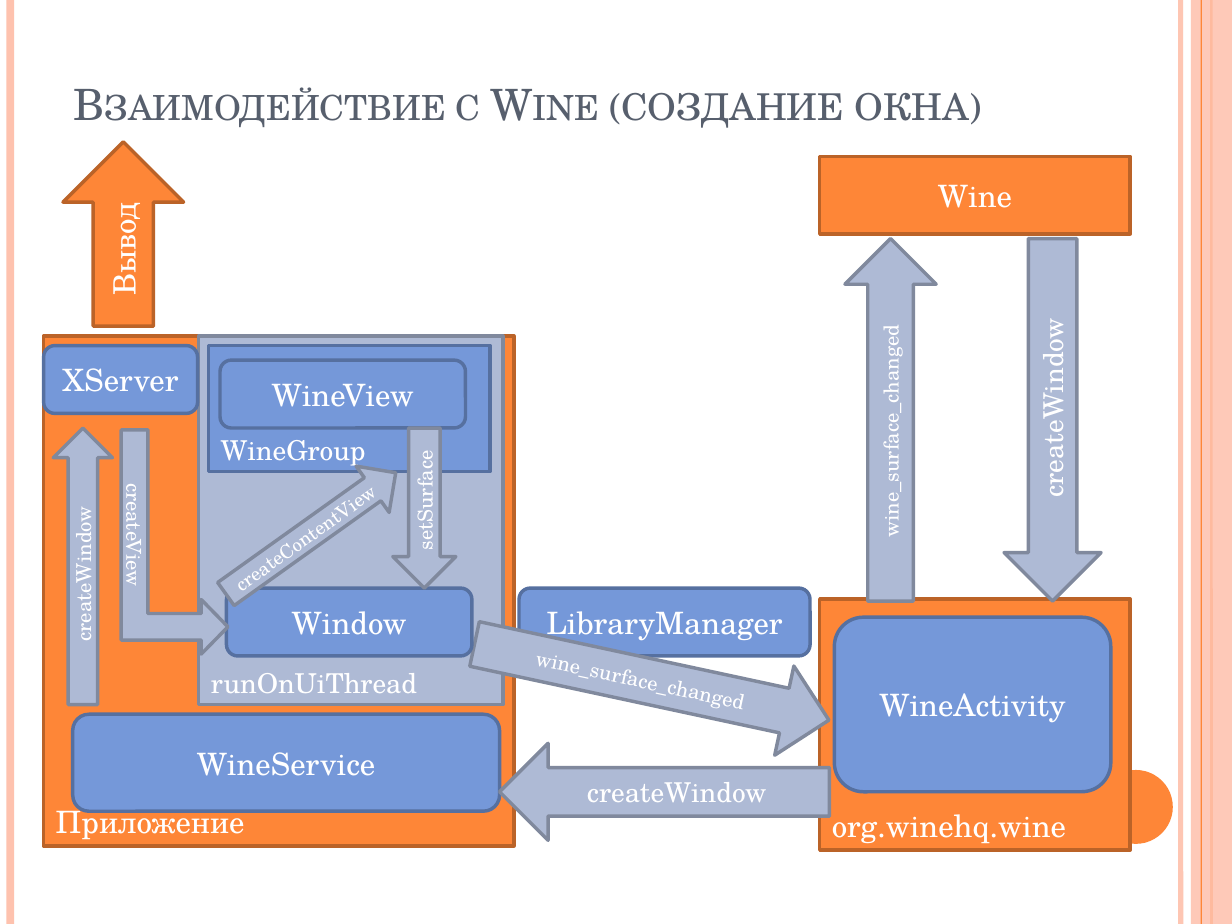
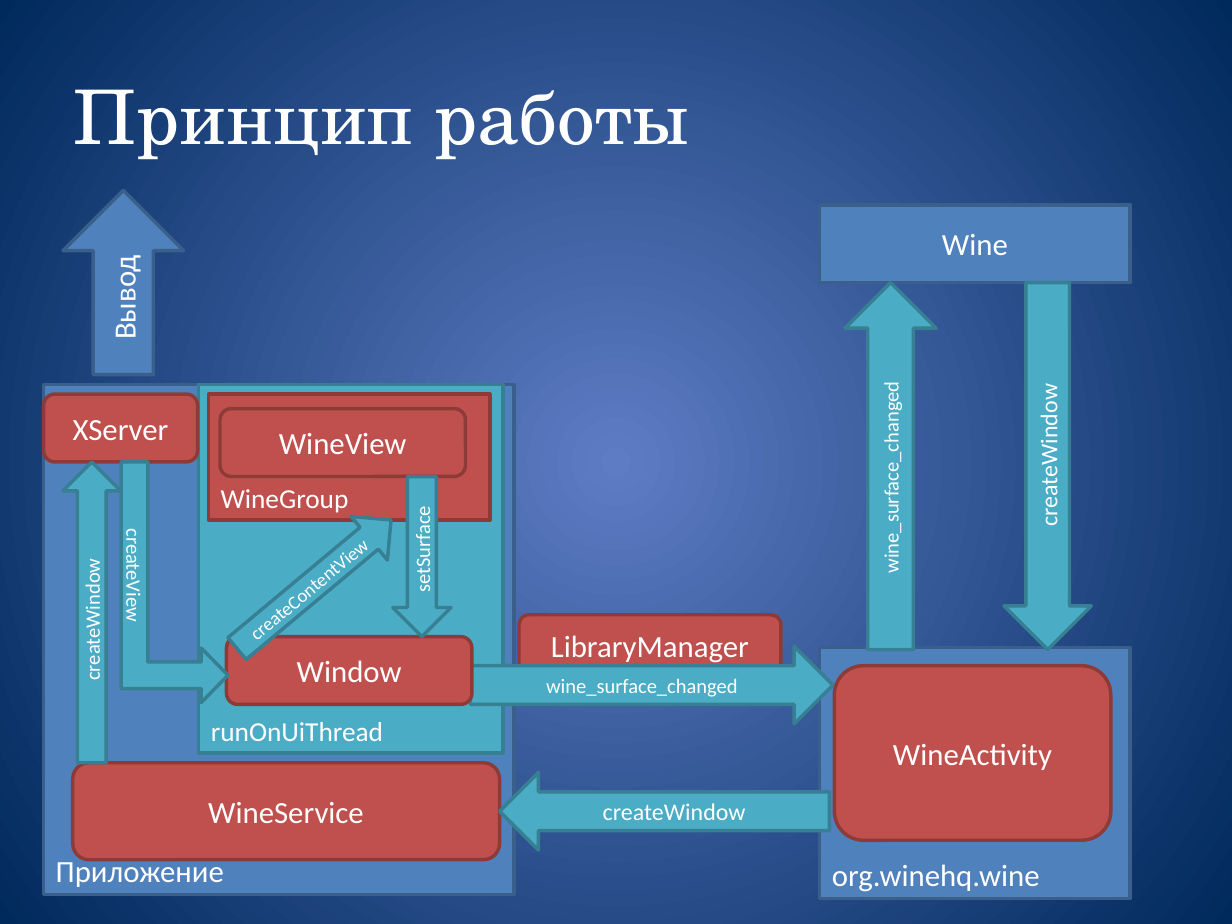
Before and after one commit to 1vanyk1/Awimul, a slide deck: slide 5 of Awimul.pptx. Drawn at 1232x924 pixels with LibreOffice and Linux fonts; fonts in the diff are those of the drawing. Boxes give left, top, right and bottom in pixels: in the first picture for what was removed or moved away, otherwise in the second. Text is boxed around its words. In the diff, an @@ line names an element or a change of style, - is before the commit and + after.

Commit message:
Version Alpha 0.3.5.1: 1. Better Windows symlinks creation; 2. Fixed some crashes; 3. Other fixes

```diff
--- a/Awimul.pptx
+++ b/Awimul.pptx
@@ background #FFFFFF to gradient #5E7CC5 to #00295C @@
@@ line removed from (10, 0) to (10, 924) @@
@@ line removed from (1180, 0) to (1180, 924) @@
@@ rectangle removed at (1191, 0, 1232, 924) @@
@@ line removed from (1201, 0) to (1201, 924) @@
@@ line removed from (1211, 0) to (1211, 924) @@
@@ title "Принцип работы" at (74, 89, 690, 160): vertical alignment bottom to middle @@
@@ title at (74, 89, 690, 160): text changed; size 25.2 to 44 pt; text colour #575F6D to #FFFFFF @@
-Взаимодействие с Wine (создание окна)
+Принцип работы
@@ font TeX Gyre Schola to Calibri; fill #FE8637 to #4F81BD; outline #BC6329 2 pt to #3A5F8C 2 pt in 4 elements at (43, 384, 514, 894), (819, 205, 1130, 282), (819, 648, 1130, 899), (63, 191, 184, 376) @@
@@ right arrow "wine_surface_changed": place and size @@
-right arrow "wine_surface_changed" at (845, 239, 936, 601)
+right arrow "wine_surface_changed" at (845, 282, 936, 649)
@@ left arrow "createWindow" at (1003, 283, 1091, 650): size 16 to 14 pt, font TeX Gyre Schola to Calibri; fill #AEBAD5 to #4BACC6; outline #818A9E 2 pt to #377F92 2 pt @@
@@ left arrow "createWindow": place and size @@
-left arrow "createWindow" at (1003, 238, 1101, 601)
+left arrow "createWindow" at (1003, 283, 1091, 650)
@@ font TeX Gyre Schola to Calibri; fill #AEBAD5 to #4BACC6; outline #818A9E 2 pt to #377F92 2 pt in 5 elements at (845, 282, 936, 649), (198, 384, 503, 753), (121, 462, 228, 702), (394, 476, 452, 636), (62, 463, 120, 763) @@
@@ right arrow "createWindow": place and size @@
-right arrow "createWindow" at (53, 429, 112, 705)
+right arrow "createWindow" at (62, 463, 120, 763)
@@ bent up arrow "createView": place and size @@
-bent up arrow "createView" at (121, 431, 229, 655)
+bent up arrow "createView" at (121, 462, 228, 702)
@@ left arrow "setSurface": place and size @@
-left arrow "setSurface" at (394, 428, 456, 588)
+left arrow "setSurface" at (394, 476, 452, 636)
@@ right arrow "createContentView" at (219, 498, 410, 670): font TeX Gyre Schola to Calibri; fill #AEBAD5 to #4BACC6; outline #818A9E 2 pt to #377F92 2 pt; rotation 324 to 320 degrees @@
@@ font TeX Gyre Schola to Calibri; fill #7598D9 to #C0504D; outline #5770A1 2 pt to #8E3B39 2 pt in 7 elements at (834, 665, 1110, 840), (73, 763, 499, 860), (43, 394, 197, 462), (208, 394, 489, 520), (221, 409, 466, 477), (227, 637, 472, 705), (519, 615, 781, 675) @@
@@ rounded rectangle "LibraryManager": place and size @@
-rounded rectangle "LibraryManager" at (519, 588, 809, 655)
+rounded rectangle "LibraryManager" at (519, 615, 781, 675)
@@ 5 rectangles, 5 rounded rectangles, 1 up arrow: place and size @@
-5 rectangles, 5 rounded rectangles, 1 up arrow at (43, 142, 1130, 850)
+5 rectangles, 5 rounded rectangles, 1 up arrow at (43, 191, 1130, 899)
@@ right arrow "wine_surface_changed" at (471, 647, 833, 724): font TeX Gyre Schola to Calibri; fill #AEBAD5 to #4BACC6; outline #818A9E 2 pt to #377F92 2 pt; rotation 12 to 0 degrees @@
@@ left arrow "createWindow": place and size @@
-left arrow "createWindow" at (500, 743, 830, 840)
+left arrow "createWindow" at (500, 772, 830, 850)
@@ left arrow "createWindow" at (500, 772, 830, 850): size 16 to 14 pt, font TeX Gyre Schola to Calibri; fill #AEBAD5 to #4BACC6; outline #818A9E 2 pt to #377F92 2 pt @@
@@ ellipse removed at (1099, 770, 1173, 844) @@
```
Also in this commit, not shown: 8 other slides changed, 4 slides added, 2 slides removed, 1 other file.
